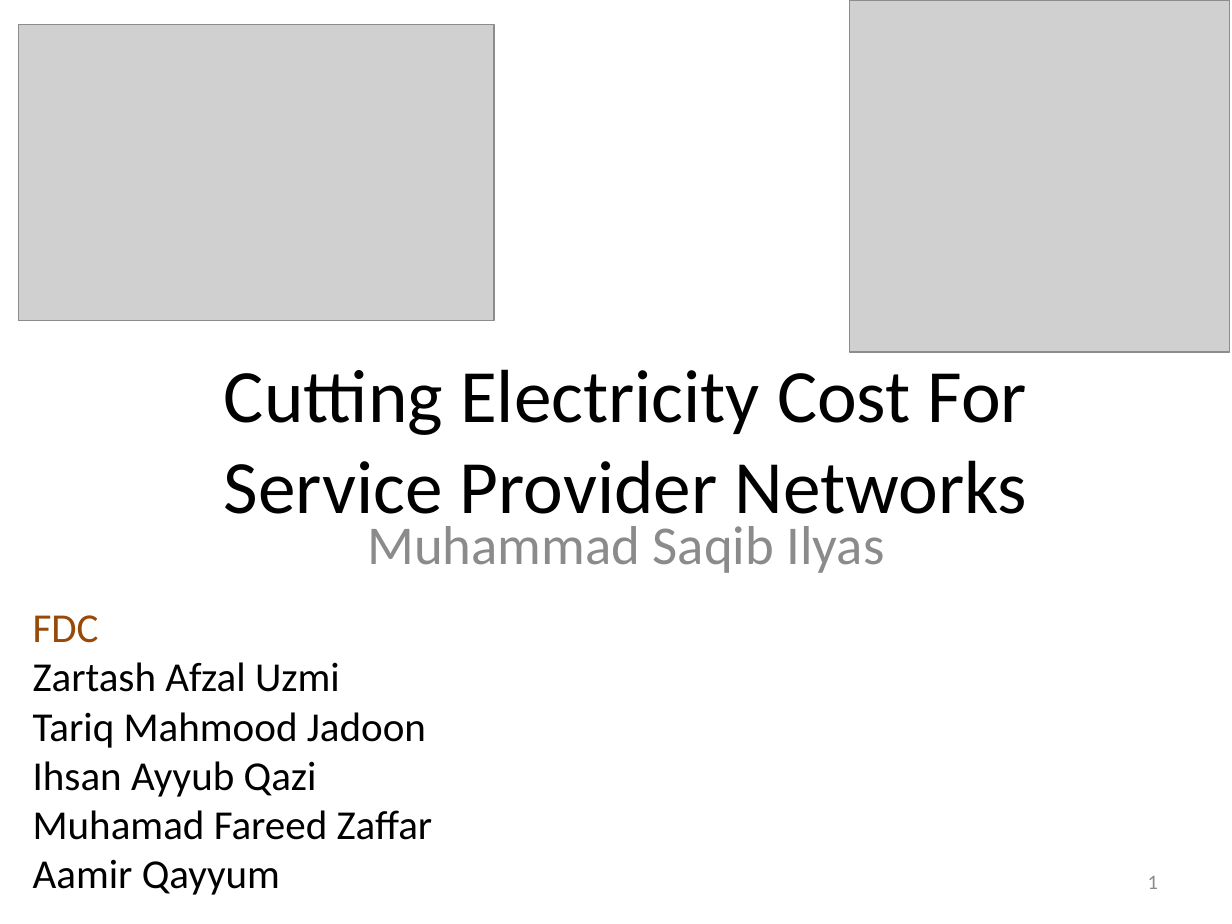
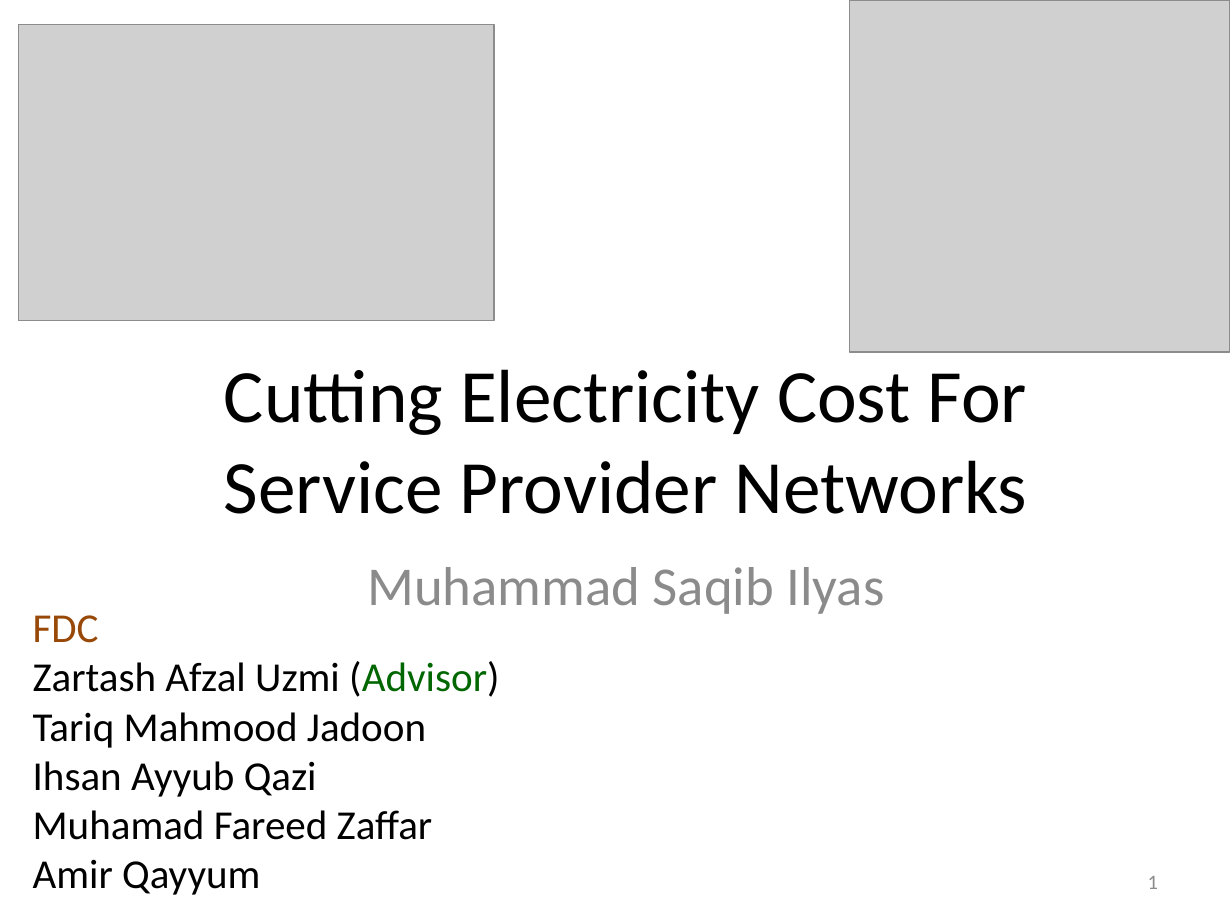
Before and after one commit to msaqib/Dissertation, a slide deck: slide 1 of RED-BLv8b.pptx. Drawn at 1232x924 pixels with LibreOffice and Linux fonts; fonts in the diff are those of the drawing; grey boxes stand for pictures. Boxes give left, top, right and bottom in pixels: in the first picture for what was removed or moved away, otherwise in the second. Text is boxed around its words. In the diff, an @@ line names an element or a change of style, - is before the commit and + after.

```diff
--- a/RED-BLv8b.pptx
+++ b/RED-BLv8b.pptx
@@ subtitle "Muhammad Saqib Ilyas": place and size @@
-subtitle "Muhammad Saqib Ilyas" at bbox=[367, 526, 885, 573]
+subtitle "Muhammad Saqib Ilyas" at bbox=[367, 567, 885, 614]
@@ text at bbox=[33, 661, 499, 697]: text changed @@
-Zartash Afzal Uzmi
+Zartash Afzal Uzmi (Advisor)
@@ text at bbox=[33, 859, 260, 895]: text changed @@
-Aamir Qayyum
+Amir Qayyum
```
Also in this commit, not shown: 32 other slides changed, 7 slides added, 2 slides removed, 32 other files.
